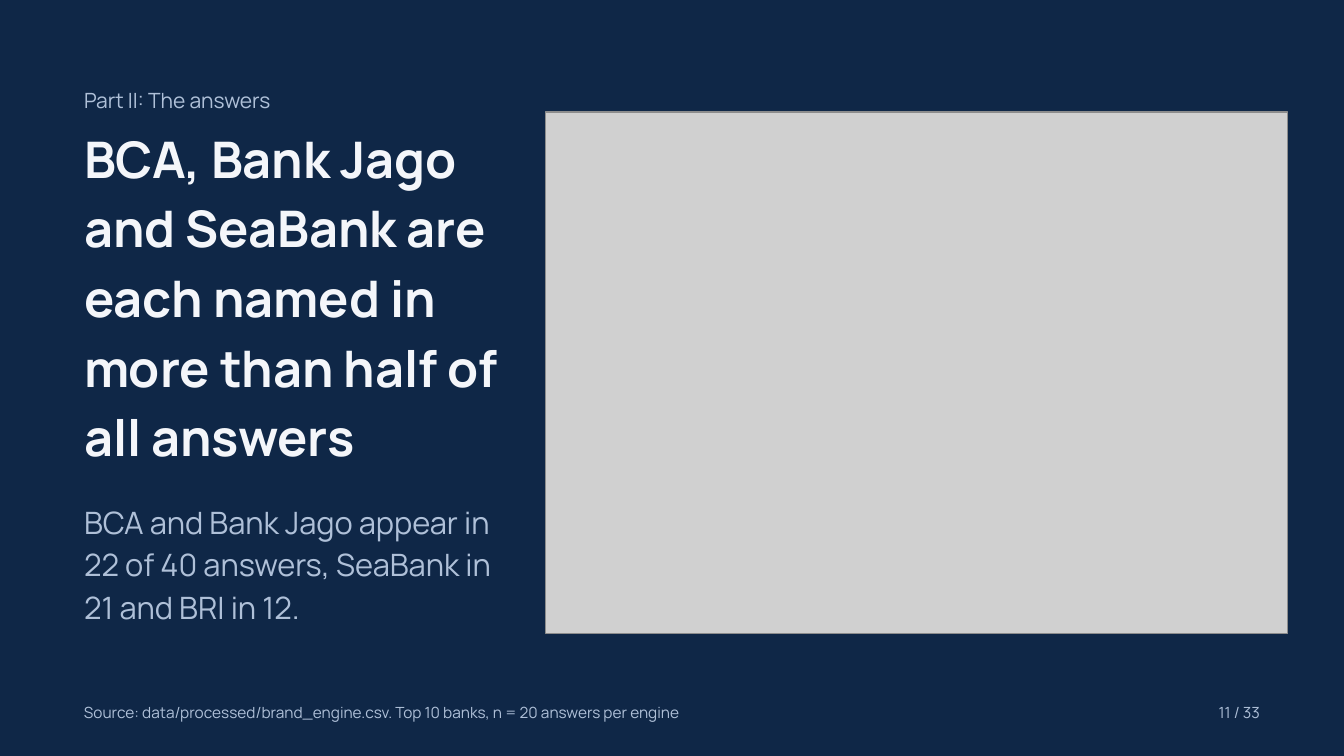
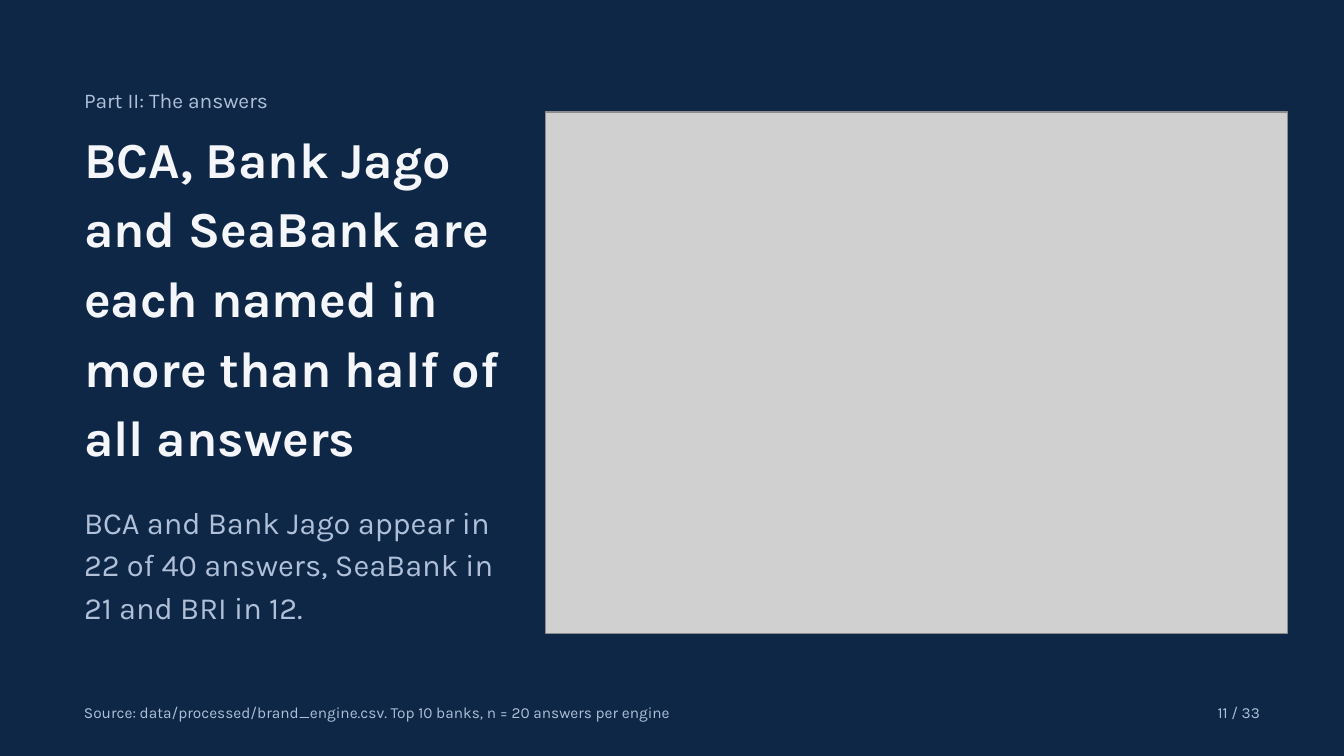
Before and after one commit to rgmwnn/geo-bank-visibility, a slide deck: slide 6 of deck/mockups/out/mockups.pptx. Drawn at 1344x756 pixels with LibreOffice and Linux fonts; fonts in the diff are those of the drawing; grey boxes stand for pictures. Boxes give left, top, right and bottom in pixels: in the first picture for what was removed or moved away, otherwise in the second. Text is boxed around its words. In the diff, an @@ line names an element or a change of style, - is before the commit and + after.

```diff
--- a/deck/mockups/out/mockups.pptx
+++ b/deck/mockups/out/mockups.pptx
@@ font Manrope to Karla in 5 elements at (84, 93, 268, 108), (84, 143, 499, 457), (84, 513, 493, 620), (84, 706, 670, 722), (1218, 708, 1260, 718) @@
```
Also in this commit, not shown: 3 other slides changed, 1 other file.
